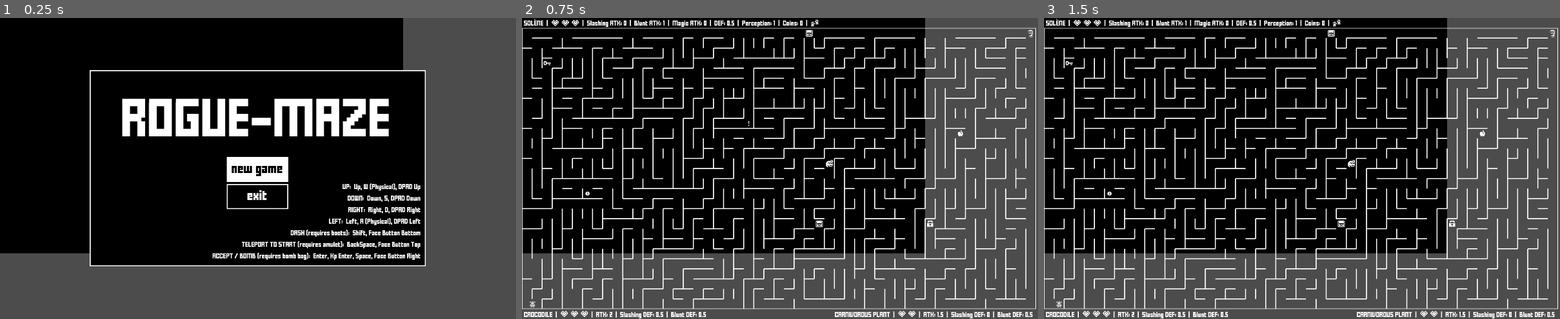
Above: before the commit, frames 1-3 (left to right).
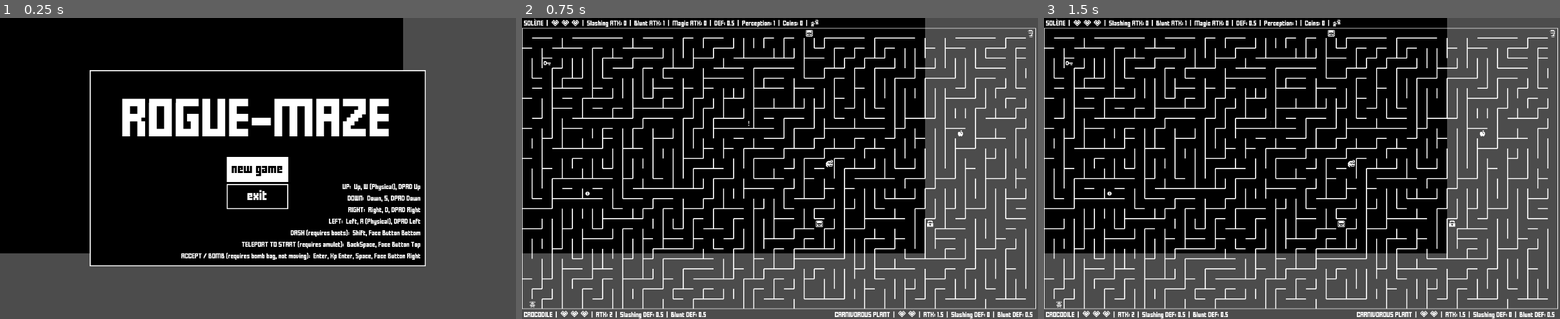
Above: after the commit, the same moments.

Repository: jGonzalezFernandez/rogue-maze
Game: Godot game, scene res://main/main.tscn
Same seed, same stepped clock (60 frames per second), same inputs: the game is played once before the commit and once after it.
Inputs (mouse positions are in pixels of both pictures, inside the frame that each line leads up to):
- Up to frame 1 (0.25 s): no input
- Up to frame 2 (0.75 s): tap Enter (bomb) at 0.5 s; move the mouse to (893, 153) at 0.52 s; hold Right (ui_right) from 0.53 s (still down); hold Enter (bomb) from 0.53 s (still down); click (893, 153) at 0.67 s
- Up to frame 3 (1.5 s): tap Space at 1.25 s; move the mouse to (1198, 183) at 1.27 s; release Right (ui_right) at 1.28 s; release Enter (bomb) at 1.28 s; hold Down (ui_down) from 1.28 s (still down); tap Enter (bomb) at 1.35 s

The runs differ from the first frame. In frame 1, 0.2% of the frame differs, in the area x 35-59%, y 77-81%; in frame 2, nothing differs; in frame 3, nothing differs.

Commit message:
Full screen functionality when pressing Alt + Enter

Diff:
--- a/grid_elements/characters/player/player.gd
+++ b/grid_elements/characters/player/player.gd
@@ -56,7 +56,7 @@
 func _unhandled_input(_event) -> void:
 	if teleport_ability and Input.is_action_pressed("teleport"):
 		emit_signal("teleport_requested")
-	elif bomb_ability and Input.is_action_pressed("bomb") and bomb_timer.is_stopped():
+	elif bomb_ability and Input.is_action_pressed("bomb") and bomb_timer.is_stopped() and !tween.is_active(): # We require the player to be stationary to prevent bombs from being placed between two tiles
 		emit_signal("bomb_requested")
 		bomb_timer.start(BOMB_TIMER_DURATION)
 
--- a/gui_elements/popup/menu_popup.gd
+++ b/gui_elements/popup/menu_popup.gd
@@ -38,7 +38,7 @@
 	add_keybind("LEFT", "ui_left")
 	add_keybind("DASH (requires boots)", "dash")
 	add_keybind("TELEPORT TO START (requires amulet)", "teleport")
-	add_keybind("ACCEPT / BOMB (requires bomb bag)", "ui_accept")
+	add_keybind("ACCEPT / BOMB (requires bomb bag, not moving)", "ui_accept")
 	add_child(keybinds_container)
 	keybinds_container.set_anchors_and_margins_preset(Control.PRESET_BOTTOM_RIGHT, 0, MIN_MARGIN)
 
